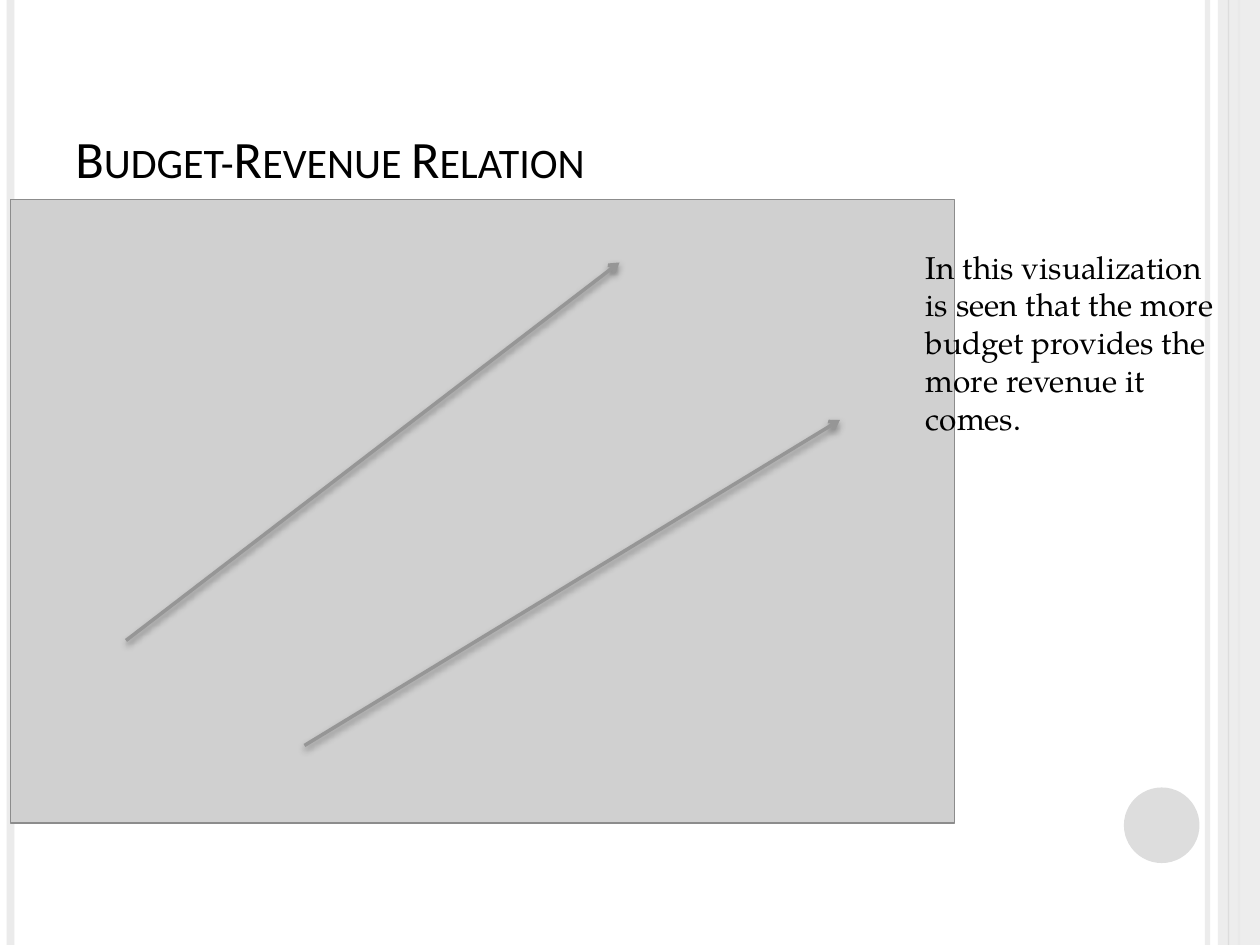
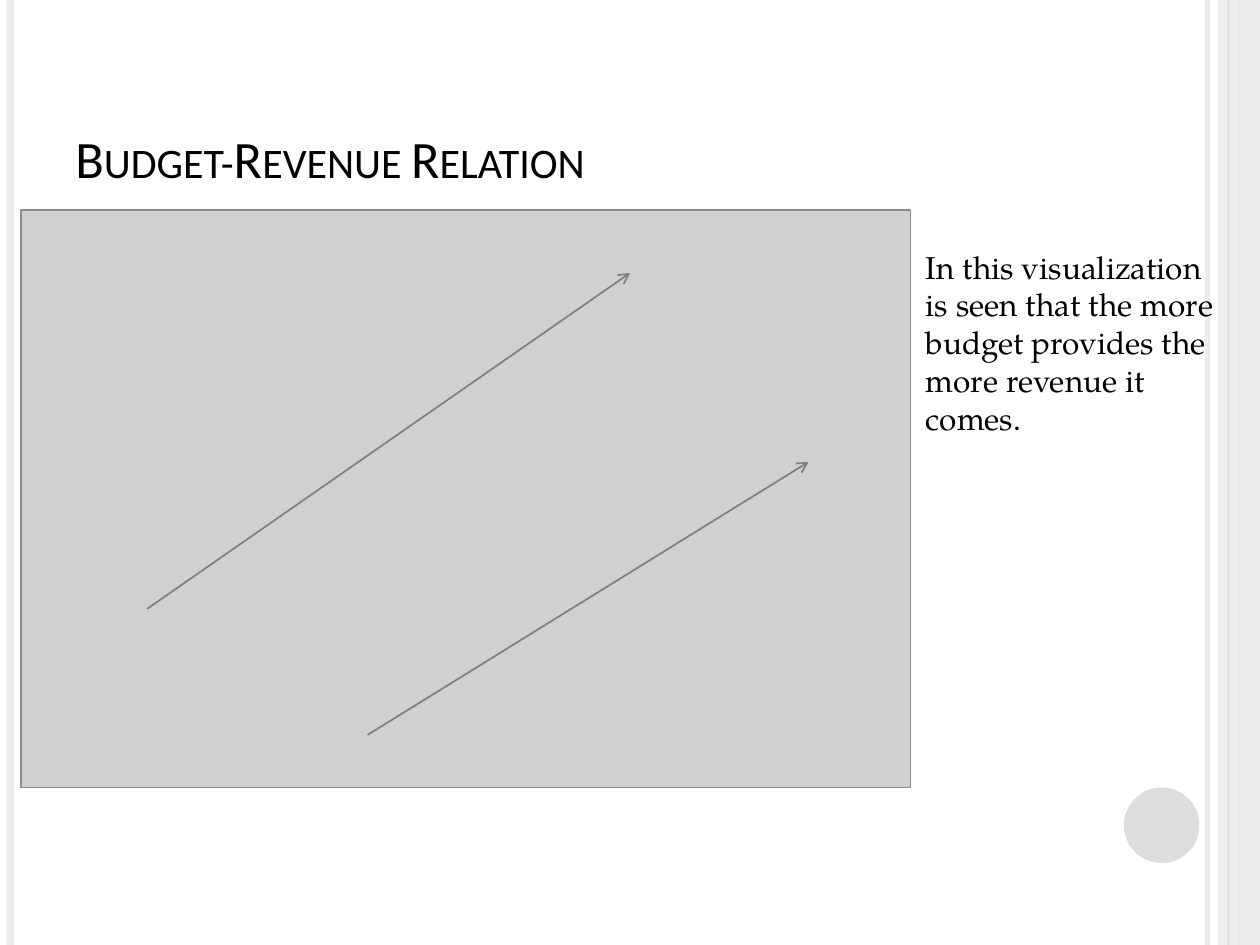
Before and after one commit to artificial126/dsc-phase-1-project, a slide deck: slide 8 of IMDB Movie Analyze.pptx. Drawn at 1260x945 pixels with LibreOffice and Linux fonts; fonts in the diff are those of the drawing; grey boxes stand for pictures. Boxes give left, top, right and bottom in pixels: in the first picture for what was removed or moved away, otherwise in the second. Text is boxed around its words. In the diff, an @@ line names an element or a change of style, - is before the commit and + after.

```diff
--- a/IMDB Movie Analyze.pptx
+++ b/IMDB Movie Analyze.pptx
@@ picture: place and size @@
-picture at (10, 199, 954, 823)
+picture at (21, 210, 911, 788)
@@ arrow moved from (126, 640) - (620, 262) to (147, 609) - (630, 273) @@
@@ arrow (147, 609) - (630, 273): stroke #969696 2 pt to #808080 1 pt @@
@@ arrow moved from (305, 746) - (840, 420) to (262, 662) - (798, 336) @@
@@ arrow added from (368, 735) to (809, 462), #808080 1 pt @@
```
Also in this commit, not shown: 7 other slides changed, 1 slide added, 11 other files.
